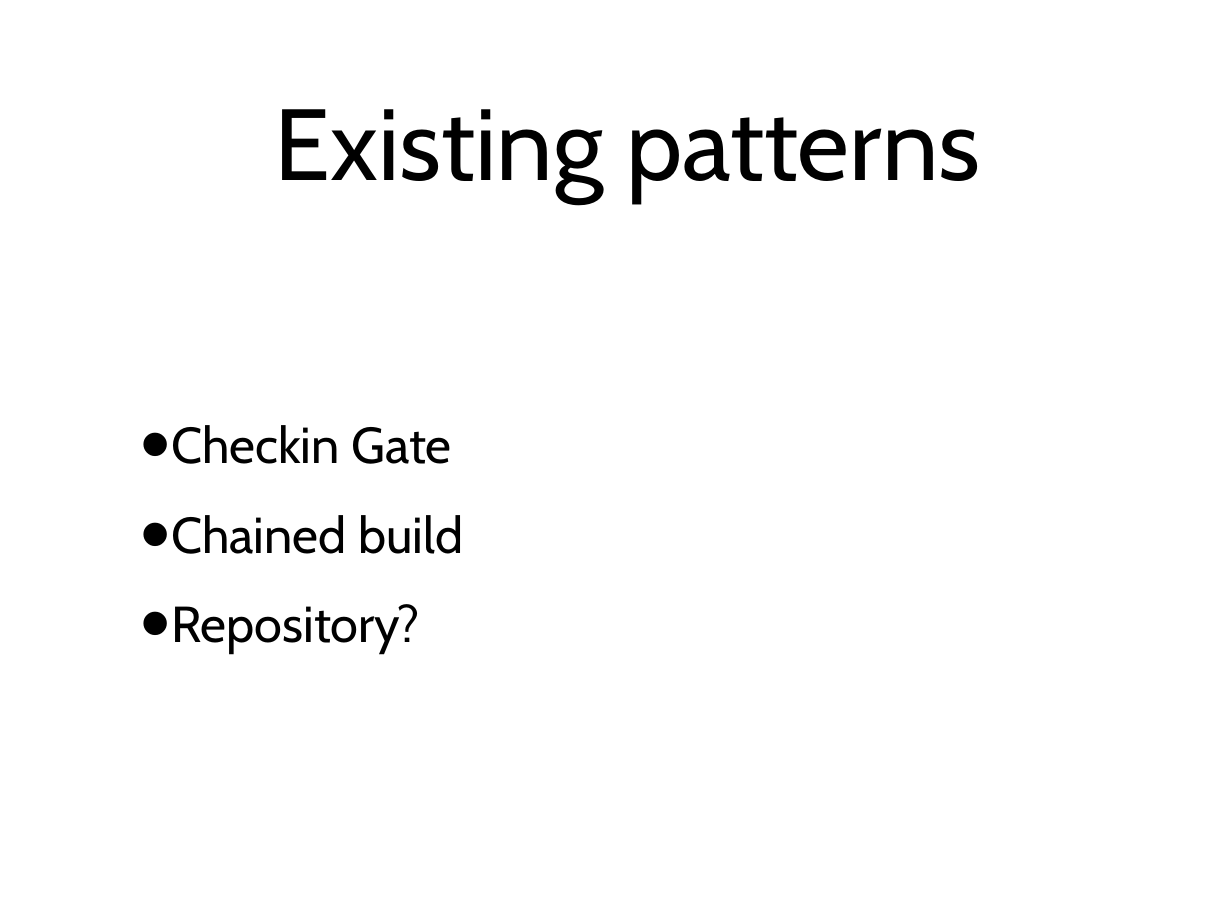
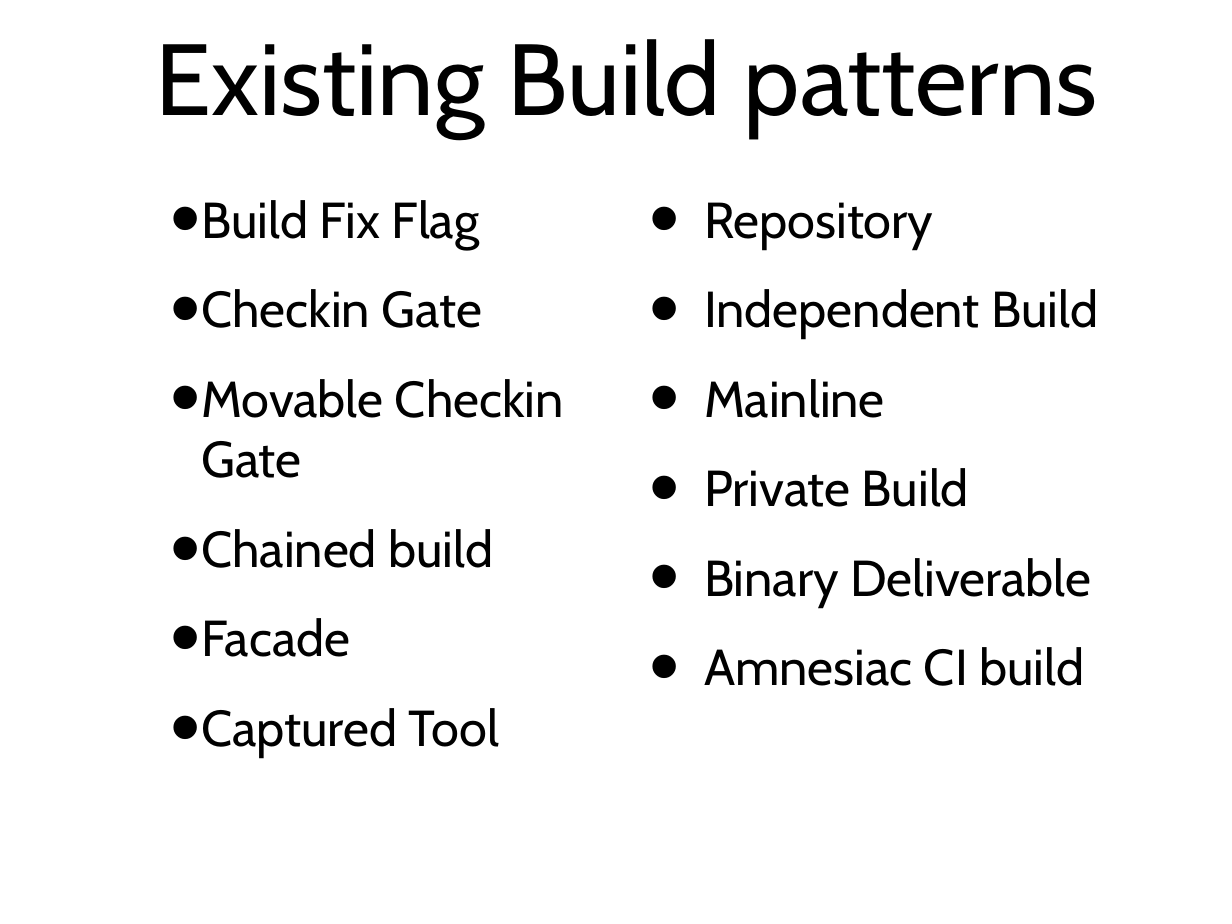
Before and after one commit to simpsonjulian/his-spa-materials, a slide deck: slide 19 of Presentation.odp (slide 18 before the commit). Drawn at 1232x924 pixels with LibreOffice and Linux fonts; fonts in the diff are those of the drawing. Boxes give left, top, right and bottom in pixels: in the first picture for what was removed or moved away, otherwise in the second. Text is boxed around its words. In the diff, an @@ line names an element or a change of style, - is before the commit and + after.

```diff
--- a/Presentation.odp
+++ b/Presentation.odp
@@ title at (155, 39, 1098, 137): text changed @@
-Existing patterns
+Existing Build patterns
@@ text added at (201, 200, 564, 757), 42 pt, text #000000 @@
+  • Build Fix Flag
+  • Checkin Gate
+  • Movable Checkin Gate
+  • Chained build
+  • Facade
+  • Captured Tool
@@ text added at (704, 202, 1098, 686), 42 pt, text #000000 @@
+• Repository
+• Independent Build
+• Mainline
+• Private Build
+• Binary Deliverable
+• Amnesiac CI build
@@ subtitle removed at (171, 425, 463, 653) @@
-  • Checkin Gate
-  • Chained build
-  • Repository?
```
Also in this commit, not shown: 3 other slides changed, 1 slide added, 1 slide removed.
